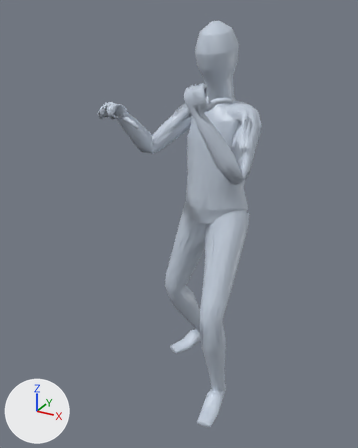
An edit to the glTF model app/assets/anims/Base/spear_block.glb, drawn before and after from the same camera.
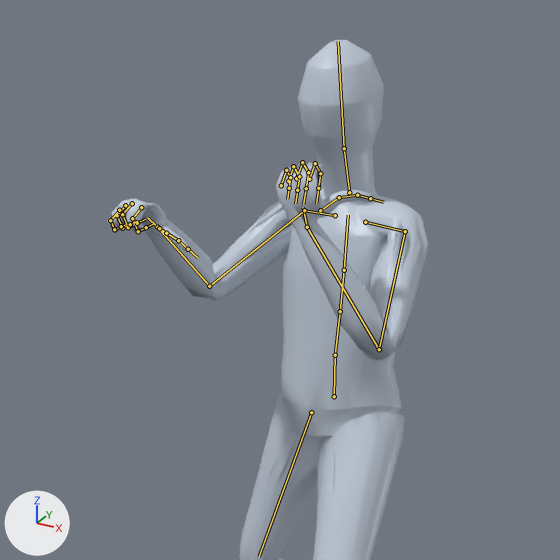
Old and new are each drawn whole from a camera (50 mm lens) standing at (0.871, -1.921, 1.771) and looking at (-0.128, -0.105, 0.863) and again close up on the part from 12% to 92% of the width and 0% to 64% of the height. The axes (+X, +Y, +Z) are drawn at lower left. The lights are the same throughout. The first two pictures are the older version. Both versions are drawn at frame 38 of the action 'Animation'; the numbers are the values there. The bones that change, and the others that lie on the model, are drawn over the model as lines in the close-ups.

The first close-up shows 'Body_human_male'.
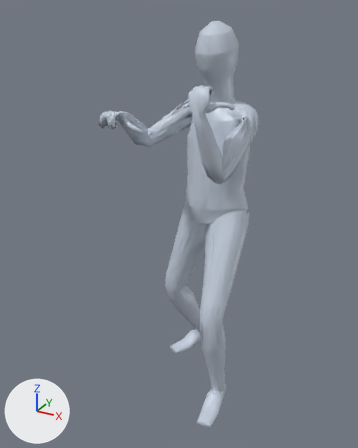
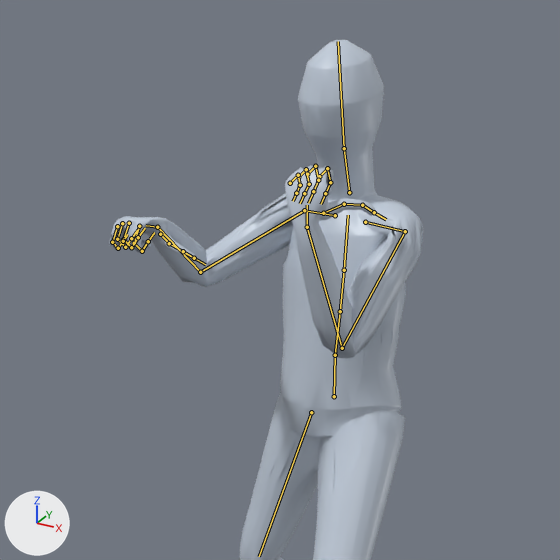
What differs and where, as boxes (x1, y1, x2, y2) in the close-ups (560 x 560 px):
'Body_human_male', posed
    before: (107, 40, 429, 560)
    after: (110, 40, 423, 560)
bone 'mixamorig:LeftArm', root to tip
    before: (405, 231) to (379, 349)
    after: (405, 231) to (342, 348)
bone 'mixamorig:LeftHand', root to tip
    before: (307, 227) to (303, 207)
    after: (307, 227) to (307, 205)
bone 'mixamorig:RightArm', root to tip
    before: (304, 210) to (209, 286)
    after: (304, 210) to (200, 272)
bone 'mixamorig:RightHand', root to tip
    before: (157, 227) to (147, 217)
    after: (157, 227) to (146, 225)

Diff of the bpy script that builds the scene:
```diff
--- a/app/assets/anims/Base/spear_block.glb.py
+++ b/app/assets/anims/Base/spear_block.glb.py
@@ bone_mixamorig_leftarm @@
 bone_mixamorig_leftarm = bpy.data.objects['Armature'].pose.bones['mixamorig:LeftArm']  # child of 'mixamorig:LeftShoulder'
-bone_mixamorig_leftarm.rotation_quaternion = (0.788, -0.497, -0.241, -0.274)  # degrees (-59, -41, -15)
+bone_mixamorig_leftarm.rotation_quaternion = (0.656, -0.656, -0.268, -0.259)  # degrees (-90, -44, 1)
@@ bone_mixamorig_lefthand @@
 bone_mixamorig_lefthand = bpy.data.objects['Armature'].pose.bones['mixamorig:LeftHand']  # child of 'mixamorig:LeftForeArm'
-bone_mixamorig_lefthand.rotation_quaternion = (0.744, 0.121, -0.643, -0.14)  # degrees (68, -67, -70)
+bone_mixamorig_lefthand.rotation_quaternion = (0.792, -0.212, -0.549, -0.164)  # degrees (-27, -70, -5)
@@ bone_mixamorig_rightarm @@
 bone_mixamorig_rightarm = bpy.data.objects['Armature'].pose.bones['mixamorig:RightArm']  # child of 'mixamorig:RightShoulder'
-bone_mixamorig_rightarm.rotation_quaternion = (0.793, -0.442, 0.241, 0.344)  # degrees (-47, 43, 27)
+bone_mixamorig_rightarm.rotation_quaternion = (0.842, -0.348, 0.203, 0.358)  # degrees (-33, 36, 35)
@@ bone_mixamorig_righthand @@
 bone_mixamorig_righthand = bpy.data.objects['Armature'].pose.bones['mixamorig:RightHand']  # child of 'mixamorig:RightForeArm'
-bone_mixamorig_righthand.rotation_quaternion = (0.91, 0.026, -0.411, -0.057)  # degrees (8, -48, -11)
+bone_mixamorig_righthand.rotation_quaternion = (0.935, -0.098, -0.305, -0.155)  # degrees (-6, -37, -17)
```
